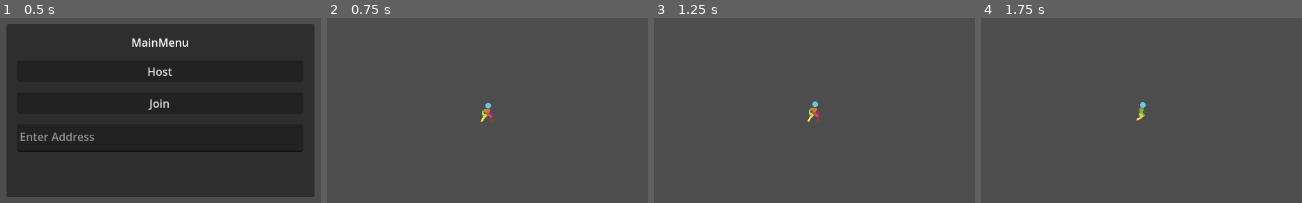
Above: before the commit, frames 1-4 (left to right).
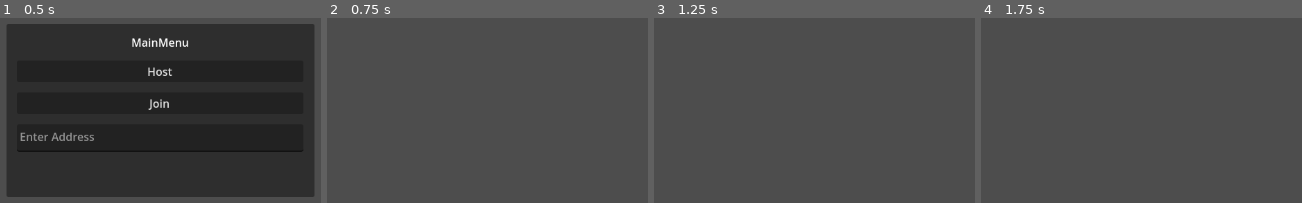
Above: after the commit, the same moments.

Repository: IrrationalCatDev/ICS_SurvivalGame
Game: Godot game, scene res://Server/ClientServerScene.tscn
Two runs of this game, one before a commit and one after it. Both use one fixed random seed, a clock stepped at 60 frames per second and the inputs below. Before the commit the project starts from res://Scenes/MultiplayerScene.tscn.
Inputs (mouse positions are in pixels of both pictures, inside the frame that each line leads up to):
- Up to frame 1 (0.5 s): no input
- Up to frame 2 (0.75 s): click "Host" at 0.5 s
- Up to frame 3 (1.25 s): no input
- Up to frame 4 (1.75 s): tap Enter at 1.25 s; move the mouse to (outside the picture) at 1.27 s; hold Right (ui_right) from 1.28 s (still down); click (outside the picture) at 1.42 s

Frame 1 is identical in both runs. In frame 2, 0.2% of the frame differs, in the area x 47-53%, y 45-57%; in frame 3, 0.2%, in the area x 47-52%, y 44-57%; in frame 4, 0.2%.
Error before the commit: Assertion failed: Discovery failed: 24 (res://Scenes/MultiplayerScene.gd:52)

Commit message:
Reworking networking to utilize Client/Server archetecture

Diff:
--- a/Characters/Player.gd
+++ b/Characters/Player.gd
@@ -1,5 +1,6 @@
 extends CharacterBody2D
 
+class_name Player
 
 const SPEED = 300.0
 const JUMP_VELOCITY = -400.0
--- a/Characters/Player.tscn
+++ b/Characters/Player.tscn
@@ -1,8 +1,8 @@
-[gd_scene load_steps=12 format=3 uid="uid://d2bht8sb4y7j0"]
+[gd_scene load_steps=12 format=3]
 
 [ext_resource type="Script" path="res://Characters/Player.gd" id="1_06w7q"]
 [ext_resource type="PackedScene" uid="uid://lc5hlftfx76m" path="res://NodeComponents/CharacterStats/HealthComponent.tscn" id="1_nifxr"]
-[ext_resource type="Texture2D" uid="uid://b0t1r1gg7rtly" path="res://Characters/PlayerAssets/Character_Sheet.png" id="2_x11fc"]
+[ext_resource type="Texture2D" uid="uid://b0t1r1gg7rtly" path="res://Assets/PlayerAssets/Character_Sheet.png" id="2_x11fc"]
 
 [sub_resource type="Animation" id="Animation_gbjnq"]
 resource_name = "Facing"
--- a/Map/Map.tscn
+++ b/Map/Map.tscn
@@ -1,6 +1,6 @@
-[gd_scene load_steps=4 format=3 uid="uid://c5qrh8hxr6rci"]
+[gd_scene load_steps=4 format=3]
 
-[ext_resource type="Texture2D" uid="uid://qub5ygubg7kr" path="res://Map/Assets/Tileset.png" id="1_kc2i4"]
+[ext_resource type="Texture2D" uid="uid://qub5ygubg7kr" path="res://Assets/MapAssets/Tileset.png" id="1_kc2i4"]
 
 [sub_resource type="TileSetAtlasSource" id="TileSetAtlasSource_ecxuh"]
 texture = ExtResource("1_kc2i4")
--- a/Map/TileEntities/BerryBush.tscn
+++ b/Map/TileEntities/BerryBush.tscn
@@ -1,9 +1,14 @@
-[gd_scene load_steps=5 format=3 uid="uid://d1meclyjx0q8t"]
+[gd_scene load_steps=6 format=3]
 
-[ext_resource type="Texture2D" uid="uid://qub5ygubg7kr" path="res://Map/Assets/Tileset.png" id="1_e4ajp"]
+[ext_resource type="Texture2D" uid="uid://qub5ygubg7kr" path="res://Assets/MapAssets/Tileset.png" id="1_e4ajp"]
 [ext_resource type="Script" path="res://Map/TileEntities/BerryBush.gd" id="1_mtrku"]
 [ext_resource type="PackedScene" uid="uid://bckvle1x6728e" path="res://NodeComponents/ResourceStats/ResourceStat.tscn" id="3_6dvey"]
 [ext_resource type="PackedScene" uid="uid://deqtq7nedgdv6" path="res://NodeComponents/ResourceStats/GrowableResourceState.tscn" id="4_de3p2"]
+
+[sub_resource type="SceneReplicationConfig" id="SceneReplicationConfig_f0kvj"]
+properties/0/path = NodePath("ResourceStat:CurrentResourceValue")
+properties/0/spawn = true
+properties/0/sync = true
 
 [node name="BerryBush" type="Node2D"]
 script = ExtResource("1_mtrku")
@@ -21,3 +26,6 @@
 spriteSource = NodePath("../Sprite2D")
 resourceStat = NodePath("../ResourceStat")
 resourceStates = Array[int]([67, 68, 69])
+
+[node name="MultiplayerSynchronizer" type="MultiplayerSynchronizer" parent="."]
+replication_config = SubResource("SceneReplicationConfig_f0kvj")
--- /dev/null
+++ b/Scenes/Client.gd
@@ -0,0 +1,21 @@
+extends Node
+
+class_name Client
+
+var network = ENetMultiplayerPeer.new()
+
+var PORT = 9999
+
+
+func ConnectToServer(ip : String):
+	var err = network.create_client(ip,PORT)
+	multiplayer.multiplayer_peer = network
+	multiplayer.connected_to_server.connect(_on_connection_succeeded)
+	multiplayer.connection_failed.connect(_on_connection_failed)
+	print('connection complete')
+
+func _on_connection_failed():
+	print('failed to connect')
+
+func _on_connection_succeeded():
+	print('successfully connected')
--- /dev/null
+++ b/Scenes/Client.tscn
@@ -0,0 +1,6 @@
+[gd_scene load_steps=2 format=3 uid="uid://cro56nto4xt25"]
+
+[ext_resource type="Script" path="res://Scenes/Client.gd" id="1_htlyx"]
+
+[node name="Client" type="Node"]
+script = ExtResource("1_htlyx")
--- a/Scenes/MultiplayerScene.gd
+++ b/Scenes/MultiplayerScene.gd
@@ -4,6 +4,8 @@
 @onready var address_entry = $CanvasLayer/MainMenu/MarginContainer/VBoxContainer/TargetIP
 
 @onready var Player = preload("res://Characters/Player.tscn")
+
+var server = null
 
 const PORT = 9999 #need a different port?
 var enet_peer = ENetMultiplayerPeer.new()
@@ -22,7 +24,8 @@
 
 func _on_join_button_pressed():
 	main_menu.hide()
-	#enet_peer.create_client('localhost',PORT)
+	if address_entry.text == '':
+		address_entry.text = 'localhost'
 	enet_peer.create_client(address_entry.text,PORT)
 	multiplayer.multiplayer_peer = enet_peer
 
@@ -30,11 +33,13 @@
 	var player = Player.instantiate()
 	player.name = str(peer_id)
 	add_child(player)
+	server.add_player(peer_id,player)
 
 func remove_player(peer_id):
 	var player = get_node_or_null(str(peer_id))
 	if player:
 		player.queue_free()
+		server.remove_player(peer_id)
 
 
 func _unhandled_input(_event):
--- /dev/null
+++ b/Server/ClientServerScene.gd
@@ -0,0 +1,26 @@
+extends Node
+
+@onready var Server = preload("res://Server/Server.tscn")
+@onready var ClientScene = preload("res://Scenes/Client.tscn")
+@onready var canvas_layer = $CanvasLayer
+@onready var target_ip = $CanvasLayer/MainMenu/MarginContainer/VBoxContainer/TargetIP
+
+
+# Called when the node enters the scene tree for the first time.
+func _ready():
+	pass # Replace with function body.
+
+func _on_join_button_pressed():
+	var client = ClientScene.instantiate()
+	canvas_layer.queue_free()
+	var _ip = target_ip.text
+	if _ip == '':
+		_ip = '127.0.0.1'
+	var cl = client as Client
+	add_child(client)
+	cl.ConnectToServer(_ip)
+
+func _on_host_button_pressed():
+	var server = Server.instantiate()
+	canvas_layer.queue_free()
+	add_child(server)
--- /dev/null
+++ b/Server/ClientServerScene.tscn
@@ -0,0 +1,58 @@
+[gd_scene load_steps=3 format=3 uid="uid://bkj7ltdaoy2su"]
+
+[ext_resource type="Script" path="res://Server/ClientServerScene.gd" id="1_lanti"]
+
+[sub_resource type="SystemFont" id="SystemFont_imqfu"]
+subpixel_positioning = 0
+
+[node name="ClientServerScene" type="Node"]
+script = ExtResource("1_lanti")
+
+[node name="CanvasLayer" type="CanvasLayer" parent="."]
+
+[node name="MainMenu" type="PanelContainer" parent="CanvasLayer"]
+anchors_preset = -1
+anchor_left = 0.307292
+anchor_top = 0.307099
+anchor_right = 0.692708
+anchor_bottom = 0.692901
+grow_horizontal = 2
+grow_vertical = 2
+size_flags_horizontal = 6
+size_flags_vertical = 6
+metadata/_edit_use_anchors_ = true
+
+[node name="MarginContainer" type="MarginContainer" parent="CanvasLayer/MainMenu"]
+layout_mode = 2
+theme_override_constants/margin_left = 15
+theme_override_constants/margin_top = 15
+theme_override_constants/margin_right = 15
+theme_override_constants/margin_bottom = 15
+
+[node name="VBoxContainer" type="VBoxContainer" parent="CanvasLayer/MainMenu/MarginContainer"]
+layout_mode = 2
+theme_override_constants/separation = 15
+
+[node name="Label" type="Label" parent="CanvasLayer/MainMenu/MarginContainer/VBoxContainer"]
+layout_mode = 2
+text = "MainMenu"
+horizontal_alignment = 1
+
+[node name="HostButton" type="Button" parent="CanvasLayer/MainMenu/MarginContainer/VBoxContainer"]
+layout_mode = 2
+text = "Host"
+
+[node name="JoinButton" type="Button" parent="CanvasLayer/MainMenu/MarginContainer/VBoxContainer"]
+layout_mode = 2
+text = "Join"
+
+[node name="TargetIP" type="TextEdit" parent="CanvasLayer/MainMenu/MarginContainer/VBoxContainer"]
+custom_minimum_size = Vector2(0, 40)
+layout_mode = 2
+size_flags_vertical = 2
+theme_override_fonts/font = SubResource("SystemFont_imqfu")
+placeholder_text = "Enter Address
+"
+
+[connection signal="pressed" from="CanvasLayer/MainMenu/MarginContainer/VBoxContainer/HostButton" to="." method="_on_host_button_pressed"]
+[connection signal="pressed" from="CanvasLayer/MainMenu/MarginContainer/VBoxContainer/JoinButton" to="." method="_on_join_button_pressed"]
--- /dev/null
+++ b/Server/Server.gd
@@ -0,0 +1,22 @@
+extends Node
+
+var network = ENetMultiplayerPeer.new()
+
+var PORT = 9999
+var max_players = 100
+
+func _ready():
+	StartServer()
+
+func StartServer():
+	var err = network.create_server(PORT,max_players)
+	multiplayer.multiplayer_peer = network
+	multiplayer.peer_connected.connect(player_connected)
+	multiplayer.peer_disconnected.connect(player_disconnected)
+	print("Server started!")
+
+func player_connected(peer_id):
+	print("User " + str(peer_id) + " connected")
+
+func player_disconnected(peer_id):
+	print("User " + str(peer_id) + " disconnected")
--- /dev/null
+++ b/Server/Server.tscn
@@ -0,0 +1,6 @@
+[gd_scene load_steps=2 format=3 uid="uid://tqe0j1f2n3xi"]
+
+[ext_resource type="Script" path="res://Server/Server.gd" id="1_vcimu"]
+
+[node name="Server" type="Node"]
+script = ExtResource("1_vcimu")
--- a/project.godot
+++ b/project.godot
@@ -11,7 +11,7 @@
 [application]
 
 config/name="Ics Survival Game"
-run/main_scene="res://Scenes/MultiplayerScene.tscn"
+run/main_scene="res://Server/ClientServerScene.tscn"
 config/features=PackedStringArray("4.0", "Forward Plus")
 config/icon="res://icon.svg"
 
Renamed: Map/Assets/Tileset.png -> Assets/MapAssets/Tileset.png
Not shown, changed: Assets/MapAssets/Tileset.png.import
Renamed: Characters/PlayerAssets/Character_Sheet.aseprite -> Assets/PlayerAssets/Character_Sheet.aseprite
Renamed: Characters/PlayerAssets/Character_Sheet.png -> Assets/PlayerAssets/Character_Sheet.png
Not shown, changed: Assets/PlayerAssets/Character_Sheet.png.import
